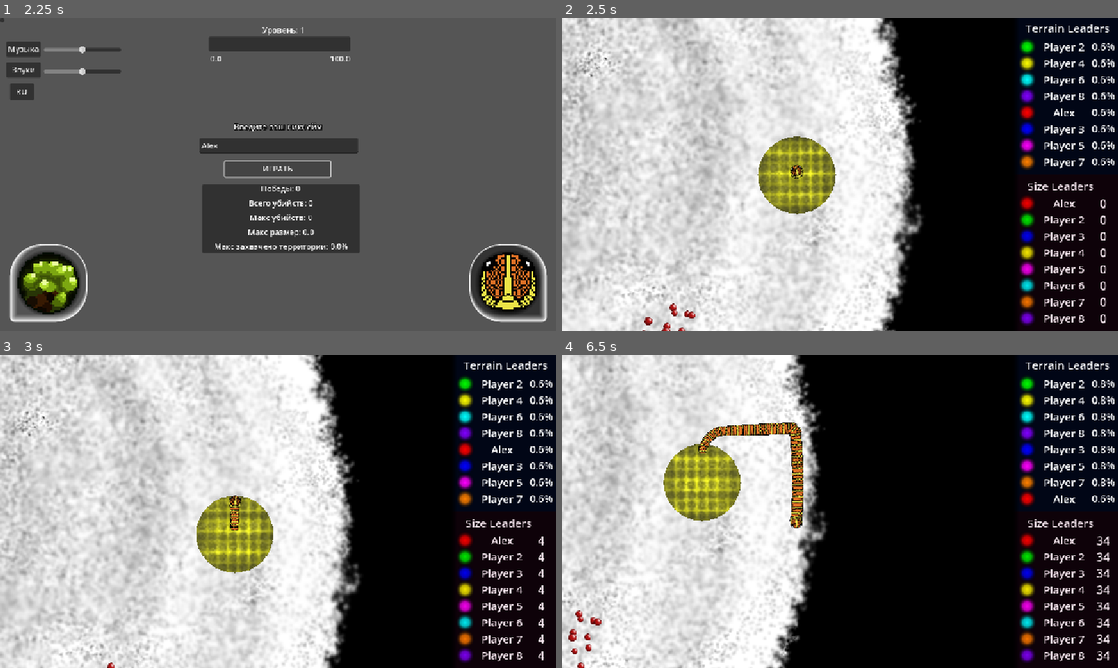
Above: before the commit, frames 1-4 (two rows, left to right).
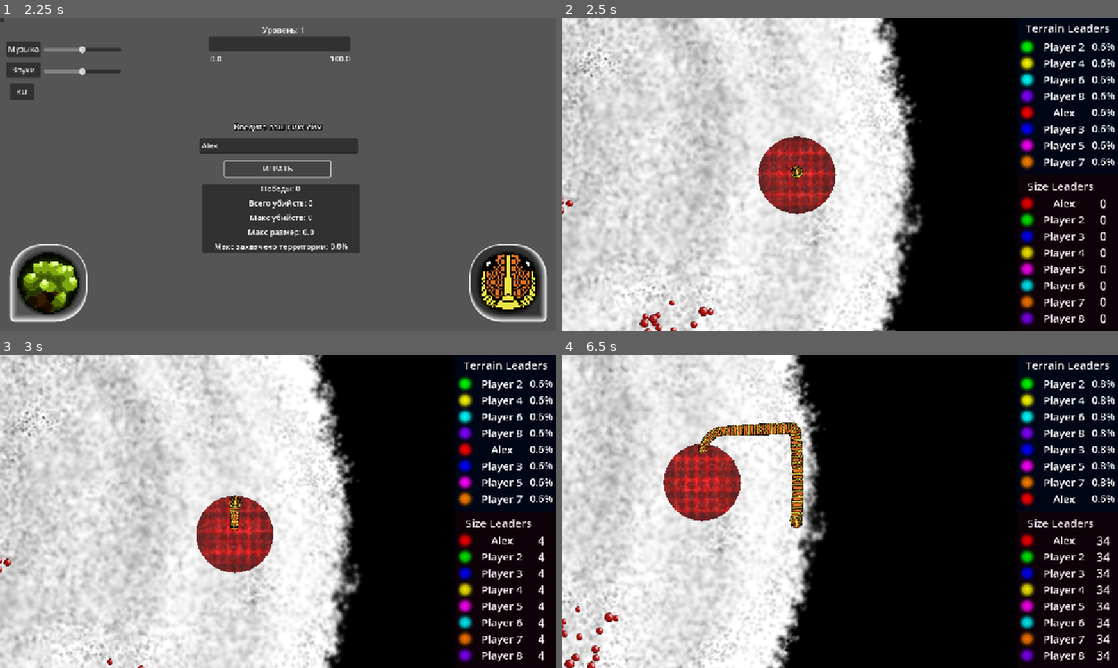
Above: after the commit, the same moments.

Repository: PeVANoD/Development-Management
Game: Godot game, scene res://project/scenes/menu/main_menu.tscn
Same seed, same stepped clock (60 frames per second), same inputs: the game is played once before the commit and once after it. Sound files missing from this copy of the repository are replaced by a short silence.
Inputs (mouse positions are in pixels of both pictures, inside the frame that each line leads up to):
- Up to frame 1 (2.25 s): click (278, 146) at 0.52 s; type "Alex" at 0.6 s; click "ИГРАТЬ" at 1.25 s; click "ИГРАТЬ" at 2 s
- Up to frame 2 (2.5 s): no input
- Up to frame 3 (3 s): tap Enter (Enter) at 2.75, 2.85 s; move the mouse to (400, 495) at 2.77 s; hold Up (ui_up) from 2.78 s (still down); click (400, 495) at 2.92 s
- Up to frame 4 (6.5 s): move the mouse to (728, 527) at 3.52 s; release Up (ui_up) at 3.53 s; tap 0 at 3.6 s; move the mouse to (895, 442) at 4.27 s; hold Ctrl 4.28-5.03 s; hold Up (ui_up) 4.28-5.78 s; move the mouse to (812, 574) at 5.02 s; tap Alt at 5.1 s; click (812, 574) at 5.17 s; move the mouse to (1006, 558) at 5.77 s; tap Enter (Enter) at 5.85 s

Frame 1 is identical in both runs. In frame 2, 3.0% of the frame differs, in the area x 0-50%, y 37-100%; in frame 3, 2.6%; in frame 4, 3.1%, in the area x 0-33%, y 28-100%.

Commit message:
Random start color removed

Diff:
--- a/project/scripts/map.gd
+++ b/project/scripts/map.gd
@@ -9,12 +9,12 @@
 var ai_snakes: Array = []
 
 var food_spawners: Array = []  # Массив позиций спавнеров
-var spawner_radius = 80
-var max_food_count = 100
+var spawner_radius = 150
+var max_food_count = 200
 var start_food_count = 200
 
-var min_food_in_point = 15
-var max_food_in_point = 25
+var min_food_in_point = 20
+var max_food_in_point = 30
 
 var snake_count = 8
 
@@ -36,13 +36,8 @@
 	spawn_initial_snakes()
 
 func spawn_initial_snakes():
-	# Выбираем случайный индекс цвета для игрока
-	var player_color_index = randi() % snake_count
-
-	genSnake(0, player_color_index)
-
-	for i in range(1, snake_count):
-		genSnake(i, i)
+	for i in range(snake_count):
+		genSnake(i)
 
 func create_new_active_spawner():
 	var max_attempts = 50  # Максимум попыток найти свободное место
@@ -188,18 +183,12 @@
 			break
 	return
 
-func genSnake(i = 0, color_index = -1):
+func genSnake(i = 0):
 	var newSnake = SNAKE.instantiate()
 	if i > 0:
 		newSnake.ai_control = true
 	newSnake.territory_capture = territory_capture
-
-	# snake_index - это уникальный индекс змейки в массиве (всегда по порядку)
 	newSnake.snake_index = snakeArr.size()
-
-	# Если color_index не указан, используем snake_index
-	if color_index < 0:
-		color_index = snakeArr.size()
 
 	# Устанавливаем начальную позицию
 	var angle = (snakeArr.size() * 2 * PI / 8) if snakeArr.size() < 8 else randf() * 2 * PI
@@ -212,8 +201,7 @@
 	snakeArr.push_back(newSnake)
 	$Snakes.add_child(newSnake)
 
-	# Создаем начальную территорию с правильным индексом, но используем color_index для цвета
-	territory_capture.create_initial_territory_for_snake(newSnake.snake_index, pos, color_index)
+	territory_capture.create_initial_territory_for_snake(newSnake.snake_index, pos)
 
 	if snakeArr.size() == 1:
 		curSnake = 0
--- a/project/scripts/polygon_2d.gd
+++ b/project/scripts/polygon_2d.gd
@@ -86,18 +86,13 @@
 		is_capturing = false
 		capture_points = []
 
-# Создаем начальную территорию для змейки
-func create_initial_territory_for_snake(snake_index: int, center: Vector2, color_index: int = -1):
-	# Если color_index не указан, используем snake_index
-	if color_index < 0:
-		color_index = snake_index
-
-	if color_index >= colors.size():
+func create_initial_territory_for_snake(snake_index: int, center: Vector2):
+	if snake_index >= colors.size():
 		# Если цветов не хватает, генерируем случайный
 		var random_color = Color(randf(), randf(), randf())
 		snake_colors.append(random_color)
 	else:
-		snake_colors.append(Color(colors[color_index]))
+		snake_colors.append(Color(colors[snake_index]))
 
 	# Убедимся, что массивы достаточно большие
 	if territories.size() <= snake_index:
